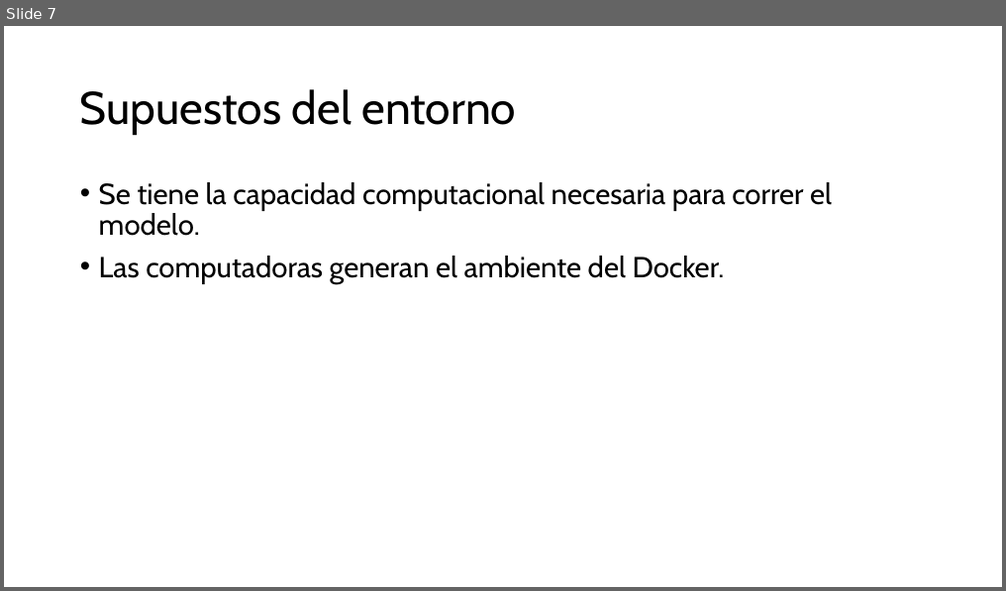
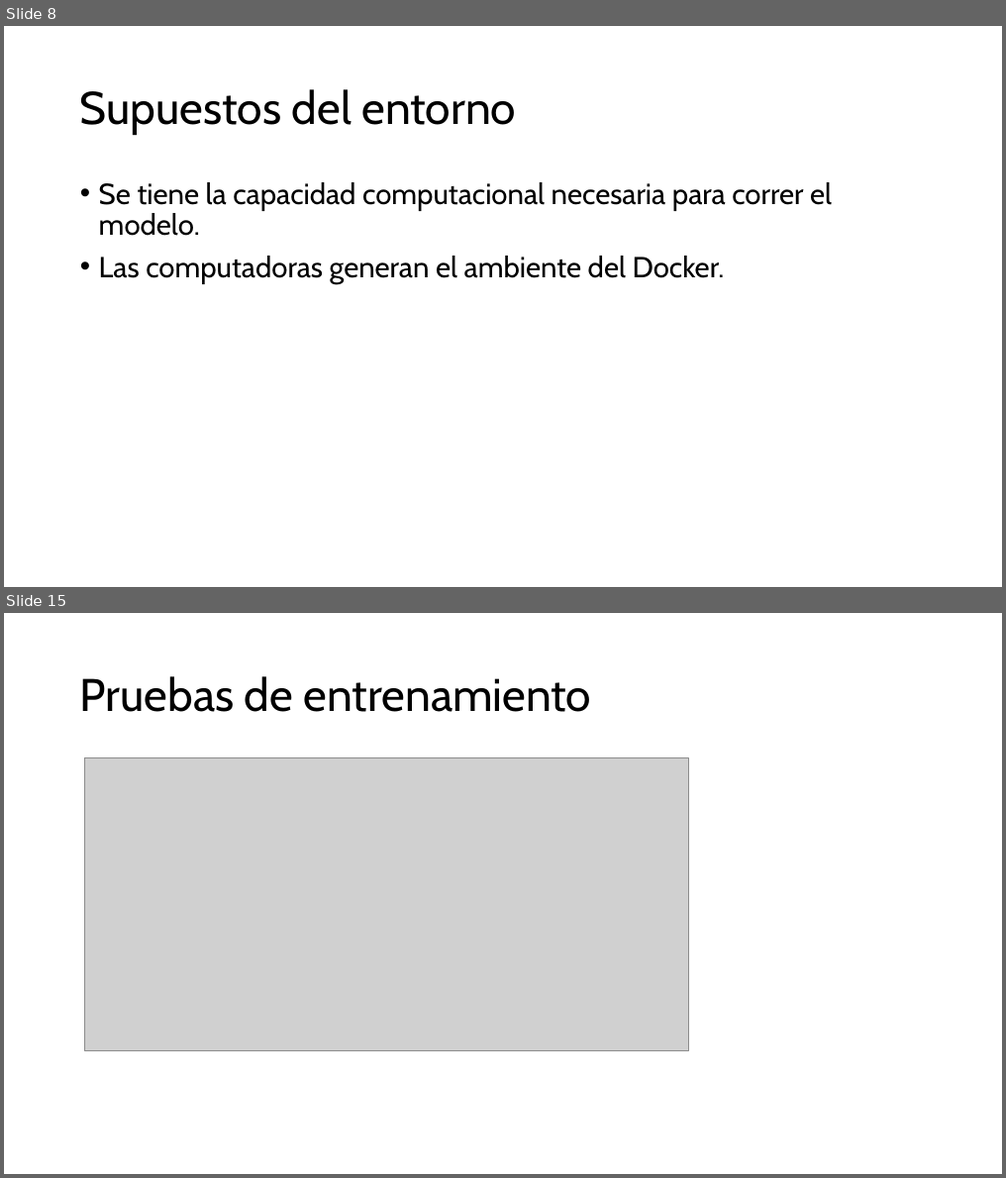
Before and after one commit to ricrod01/PROYECTO_4_DL, a slide deck: docs/Presentacion_Proyecto4.pptx. Shown one above the other, each under a label of ours: slide 7 before the commit, slides 8 and 15 after it; the slides between them are not shown. The pictures are 1006x591 and 1006x1178 pixels, drawn with LibreOffice and Linux fonts; fonts in the diff are those of the drawing; grey boxes stand for pictures. Boxes give left, top, right and bottom in pixels: in the first picture for what was removed or moved away, otherwise in the second. Text is boxed around its words. In the diff, an @@ line names an element or a change of style, - is before the commit and + after.

```diff
--- a/docs/Presentacion_Proyecto4.pptx
+++ b/docs/Presentacion_Proyecto4.pptx
@@ slide 15 added at (4,613,1002,1174), background #FFFFFF @@
@@ title added at (80,676,592,712), 44 pt, text #000000 @@
+Pruebas de entrenamiento
@@ picture added at (84,759,688,1052) @@
@@ what was slide 7 is now slide 8 @@
```
Also in this commit, not shown: 8 other slides added, 5 other files.
